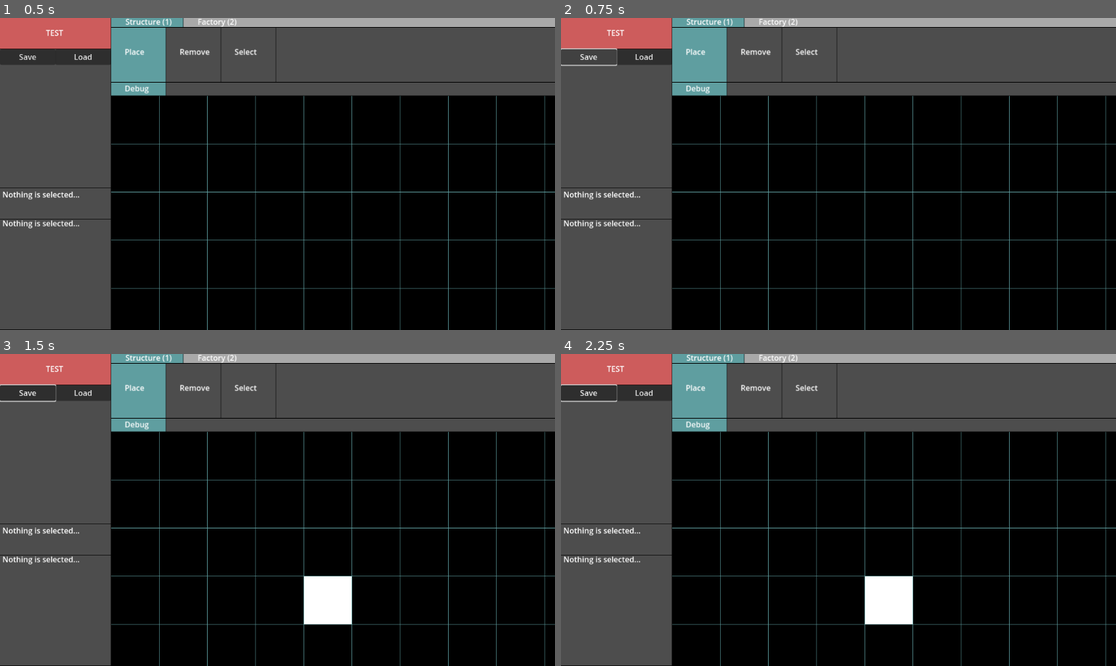
Above: before the commit, frames 1-4 (two rows, left to right).
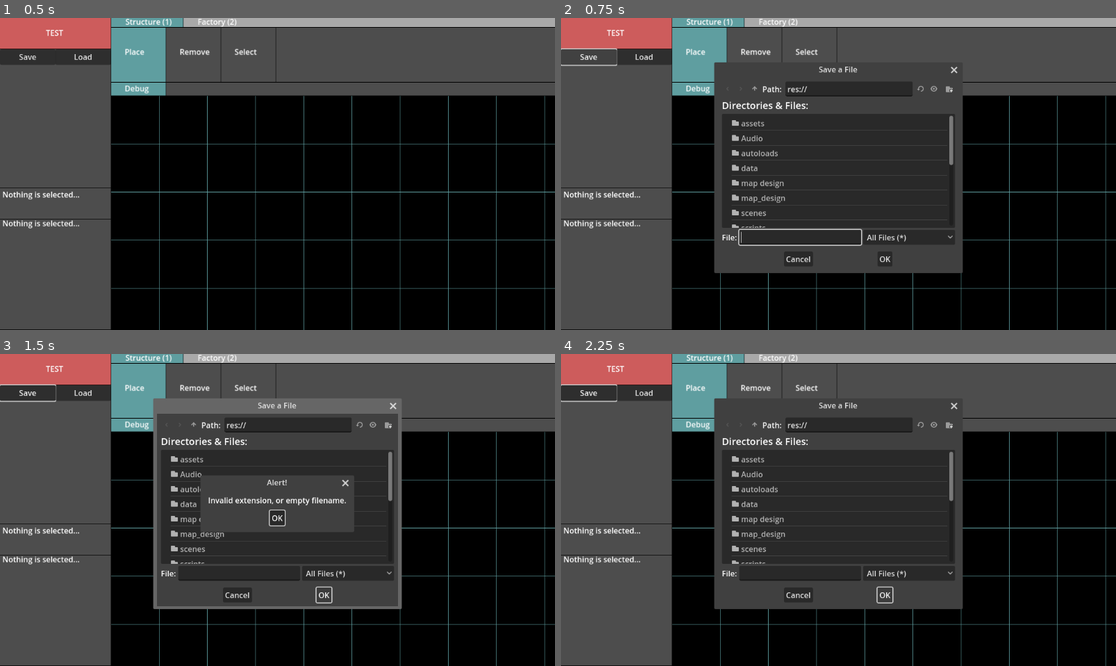
Above: after the commit, the same moments.

Repository: WrogglyWriggs29/ship_building_game
Game: Godot game, scene res://ship_blueprint_designer.tscn
Same seed, same stepped clock (60 frames per second), same inputs: the game is played once before the commit and once after it. The engine's default icon, where the game draws it, is replaced by a stand-in: a white triangle on a blue panel in a dark square.
Inputs (mouse positions are in pixels of both pictures, inside the frame that each line leads up to):
- Up to frame 1 (0.5 s): no input
- Up to frame 2 (0.75 s): click "Save" at 0.5 s
- Up to frame 3 (1.5 s): click (321, 594) at 1.25 s, where only the run after the commit has a clickable "OK"
- Up to frame 4 (2.25 s): click (882, 594) at 2 s, where only the run after the commit has a clickable "OK"

Frame 1 is identical in both runs. In frame 2, 27% of the frame differs, in the area x 27-73%, y 14-82%; in frame 3, 29%, in the area x 27-73%, y 14-87%; in frame 4, 27%.

Commit message:
save dialog added

Diff:
--- a/scripts/ship_design_scene/ship_blueprint_designer.gd
+++ b/scripts/ship_design_scene/ship_blueprint_designer.gd
@@ -135,6 +135,10 @@
 	load_button.size = load_button_bottom_right.to_px() - load_button_top_left.to_px()
 	load_button.connect("pressed", Callable(self, "_on_load_button_pressed"))
 	add_child(load_button)
+
+	# Save Dialog configuration
+	load_dialog.current_dir = "res://"
+	load_dialog.visible = false
 
 	# Load Dialog configuration
 	load_dialog.current_dir = "res://"
@@ -291,9 +295,10 @@
 	print("Blueprint loaded successfully.")
 
 func _on_save_button_pressed() -> void:
-	#save_dialog.popup_centered()
-	var file_path = "res://test_blueprint.json"  # Save to the user directory
-	save_blueprint(file_path)
+	save_dialog.visible = true
+	save_dialog.popup_centered()
+	#var file_path = "res://test_blueprint.json"  # Save to the user directory
+	#save_blueprint(file_path)
 
 func _on_load_button_pressed() -> void:
 	load_dialog.visible = true
@@ -304,3 +309,7 @@
 func _on_load_dialog_file_selected(path: String) -> void:
 	load_blueprint(path)
 	print(path, " successfully sent to load_blueprint.")
+
+func _on_save_dialog_file_selected(path: String) -> void:
+	save_blueprint(path)
+	print(path, " successfully sent to save_blueprint.")
--- a/ship_blueprint_designer.tscn
+++ b/ship_blueprint_designer.tscn
@@ -6,6 +6,7 @@
 script = ExtResource("1_1dvyb")
 
 [node name="SaveDialog" type="FileDialog" parent="."]
+size = Vector2i(500, 400)
 
 [node name="LoadDialog" type="FileDialog" parent="."]
 title = "Open a File"
@@ -13,4 +14,5 @@
 ok_button_text = "Open"
 file_mode = 0
 
+[connection signal="file_selected" from="SaveDialog" to="." method="_on_save_dialog_file_selected"]
 [connection signal="file_selected" from="LoadDialog" to="." method="_on_load_dialog_file_selected"]
